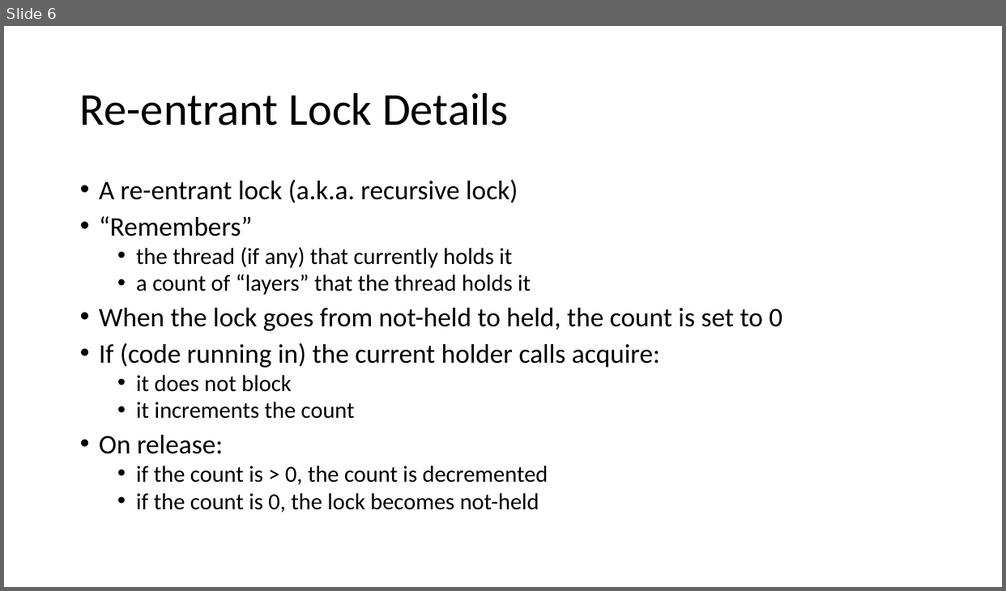
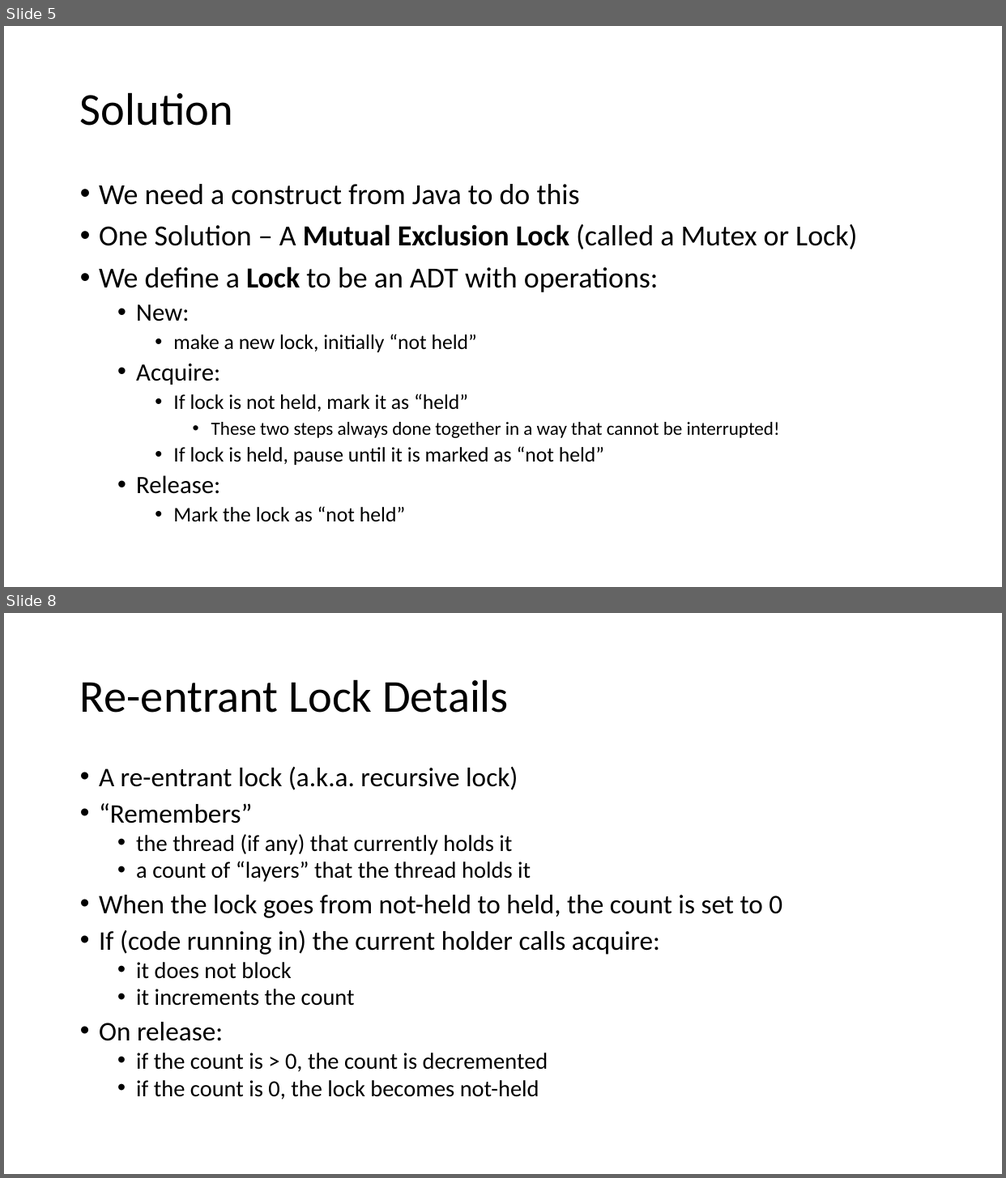
Before and after one commit to natebrunelle/cse332, a slide deck: markdown/files/slides/lecture20_concurrency2.pptx. Shown one above the other, each under a label of ours: slide 6 before the commit, slides 5 and 8 after it; the slides between them are not shown. The pictures are 1006x591 and 1006x1178 pixels, drawn with LibreOffice and Linux fonts; fonts in the diff are those of the drawing. Boxes give left, top, right and bottom in pixels: in the first picture for what was removed or moved away, otherwise in the second. Text is boxed around its words. In the diff, an @@ line names an element or a change of style, - is before the commit and + after.

```diff
--- a/markdown/files/slides/lecture20_concurrency2.pptx
+++ b/markdown/files/slides/lecture20_concurrency2.pptx
@@ slide 5 added at <box>4,26,1002,587</box>, background #FFFFFF @@
@@ title added at <box>80,92,233,126</box>, 44 pt, text #000000 @@
+Solution
@@ text added at <box>99,184,857,523</box>, 20 pt, text #000000 @@
+• We need a construct from Java to do this
+• One Solution – A Mutual Exclusion Lock (called a Mutex or Lock)
+• We define a Lock to be an ADT with operations:
+  • New:
+    • make a new lock, initially “not held”
+  • Acquire:
+    • If lock is not held, mark it as “held”
+      • These two steps always done together in a way that cannot be interrupted!
+    • If lock is held, pause until it is marked as “not held”
+  • Release:
+    • Mark the lock as “not held”
@@ what was slide 6 is now slide 8 @@
```
Also in this commit, not shown: 27 slides changed, 4 other slides added, 2 slides removed, 12 other files.
